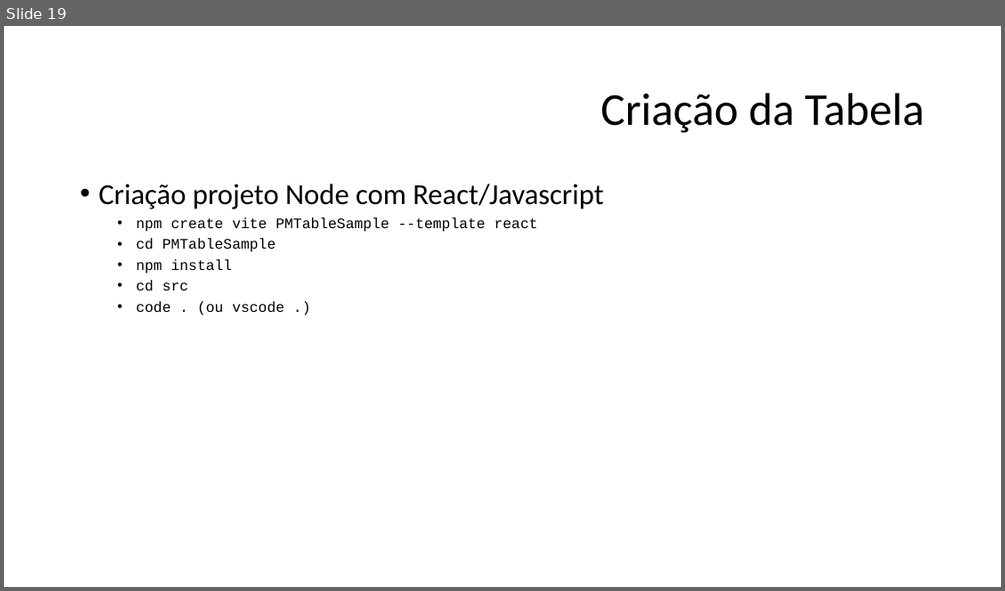
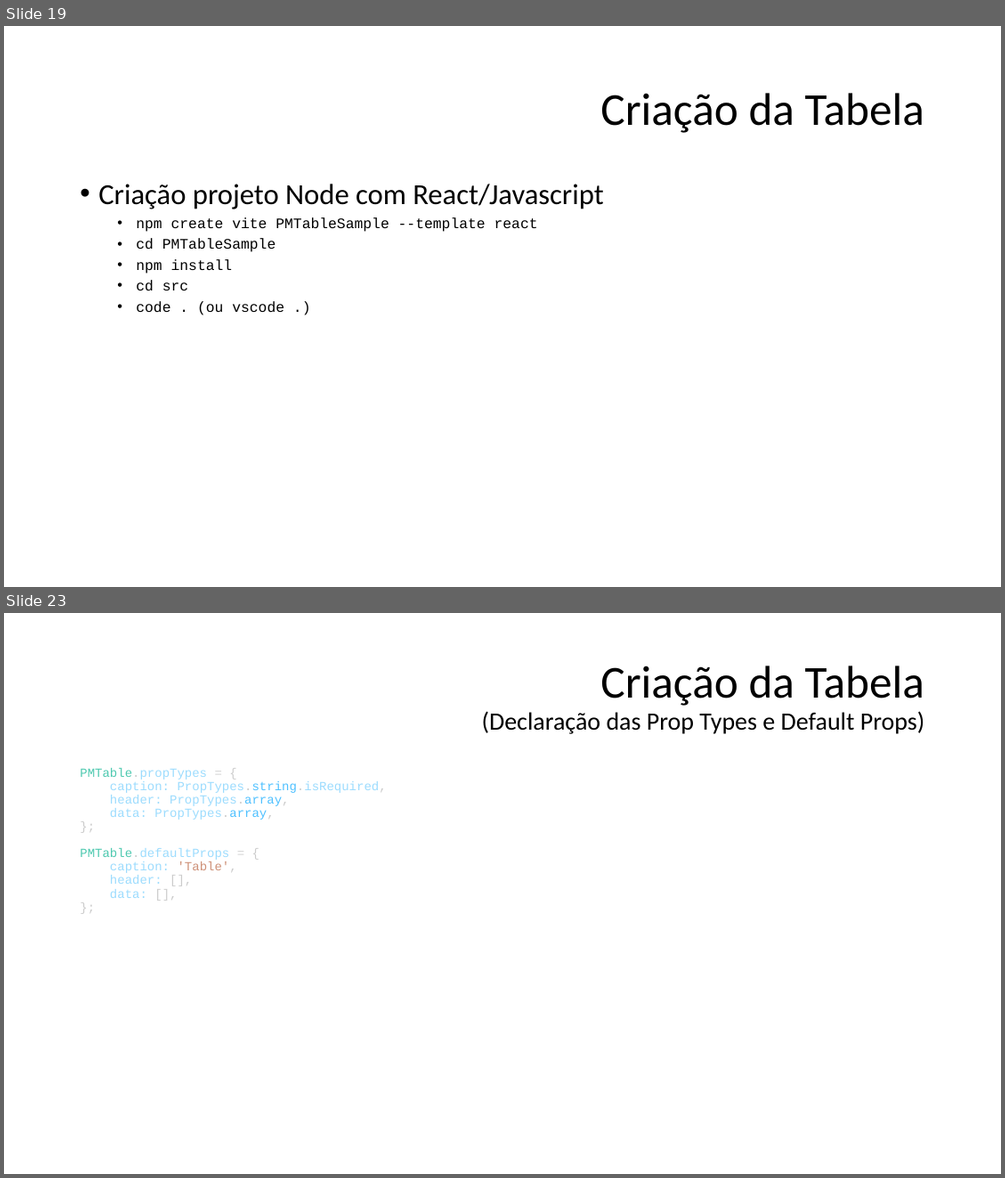
Before and after one commit to tadeumaffeis/ProgramacaoMultiplataforma, a slide deck: Aulas/04 - Criação de Tabela com Controles/04 - Tabela com Controles.pptx. Shown one above the other, each under a label of ours: slide 19 before the commit, slides 19 and 23 after it; the slides between them are not shown. The pictures are 1005x591 and 1005x1178 pixels, drawn with LibreOffice and Linux fonts; fonts in the diff are those of the drawing. Boxes give left, top, right and bottom in pixels: in the first picture for what was removed or moved away, otherwise in the second. Text is boxed around its words. In the diff, an @@ line names an element or a change of style, - is before the commit and + after.

```diff
--- a/Aulas/04 - Criação de Tabela com Controles/04 - Tabela com Controles.pptx
+++ b/Aulas/04 - Criação de Tabela com Controles/04 - Tabela com Controles.pptx
@@ slide 23 added at (4,613,1001,1174), background #FFFFFF @@
@@ title added at (482,666,925,734), 24 pt, text #000000 @@
+Criação da Tabela
+(Declaração das Prop Types e Default Props)
@@ text added at (80,768,387,898), 12 pt, text #9CDCFE @@
+PMTable.propTypes = {
+caption: PropTypes.string.isRequired,
+header: PropTypes.array,
+data: PropTypes.array,
+};
+PMTable.defaultProps = {
+caption: 'Table',
+header: [],
+data: [],
+};
```
Also in this commit, not shown: 3 slides changed, 3 other slides added, 7 other files.
